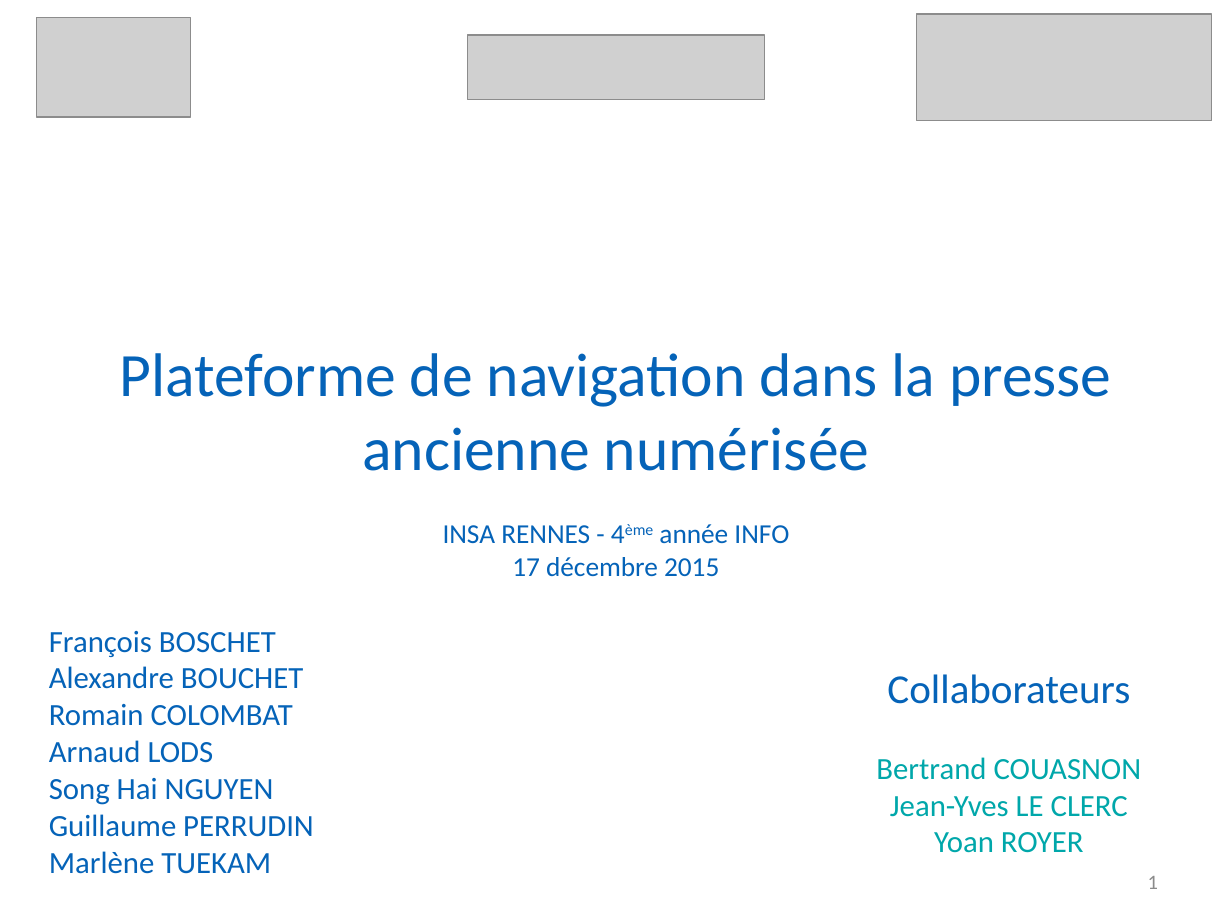
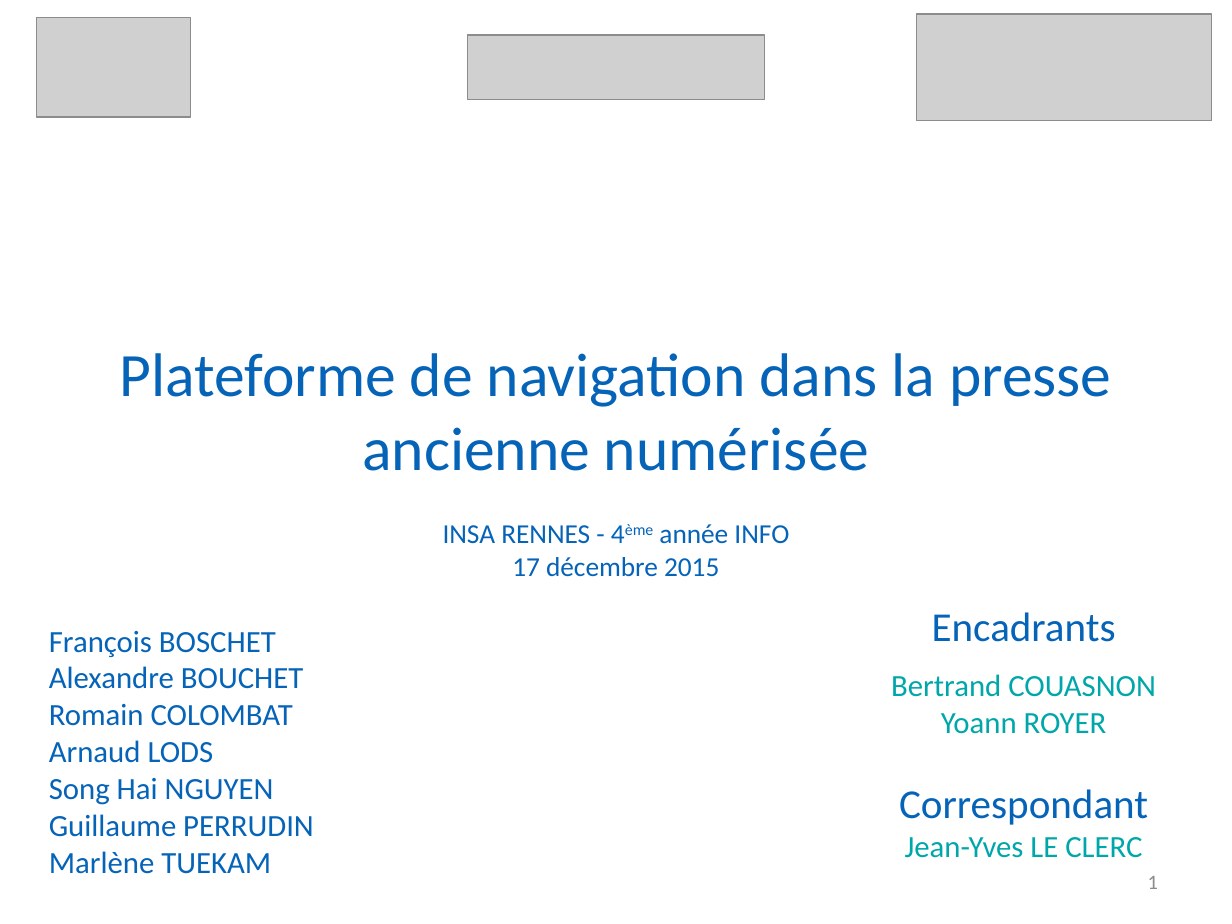
Before and after one commit to Romcol/Gutemberg-rapports, a slide deck: slide 1 of defense/1_project/powerpoint.pptx. Drawn at 1232x924 pixels with LibreOffice and Linux fonts; fonts in the diff are those of the drawing; grey boxes stand for pictures; background and template pictures are left out. Boxes give left, top, right and bottom in pixels: in the first picture for what was removed or moved away, otherwise in the second. Text is boxed around its words. In the diff, an @@ line names an element or a change of style, - is before the commit and + after.

```diff
--- a/defense/1_project/powerpoint.pptx
+++ b/defense/1_project/powerpoint.pptx
@@ text "Encadrants": place and size @@
-text "Encadrants" at box(876, 674, 1142, 853)
+text "Encadrants" at box(891, 612, 1156, 858)
@@ text at box(932, 612, 1116, 642): text changed @@
-Collaborateurs
+Encadrants
@@ text at box(899, 713, 1148, 825): paragraphs added @@
+Yoann ROYER
+Correspondant
@@ text at box(934, 832, 1084, 853): paragraph removed @@
-Yoan ROYER
```
Also in this commit, not shown: 7 other slides changed, 7 slides added, 3 slides removed.
